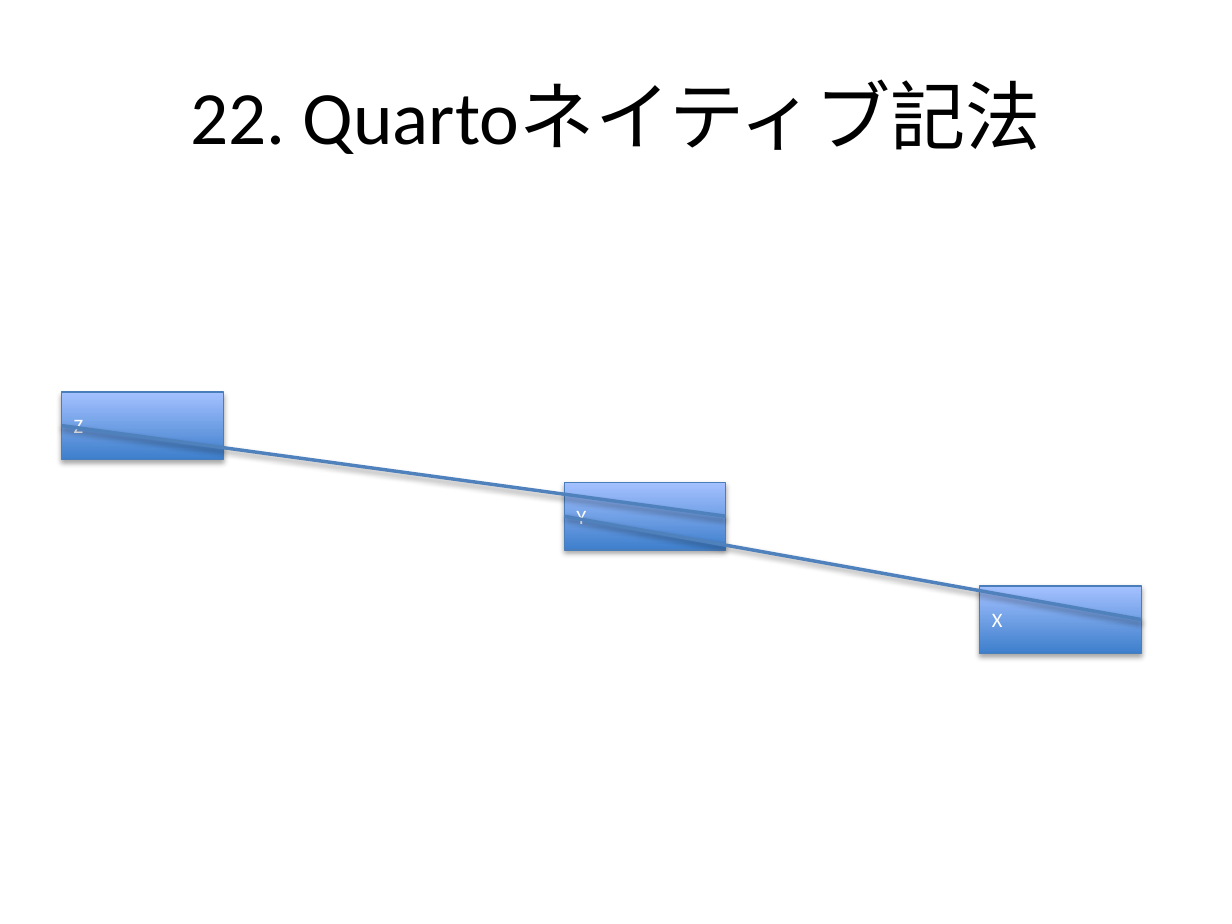
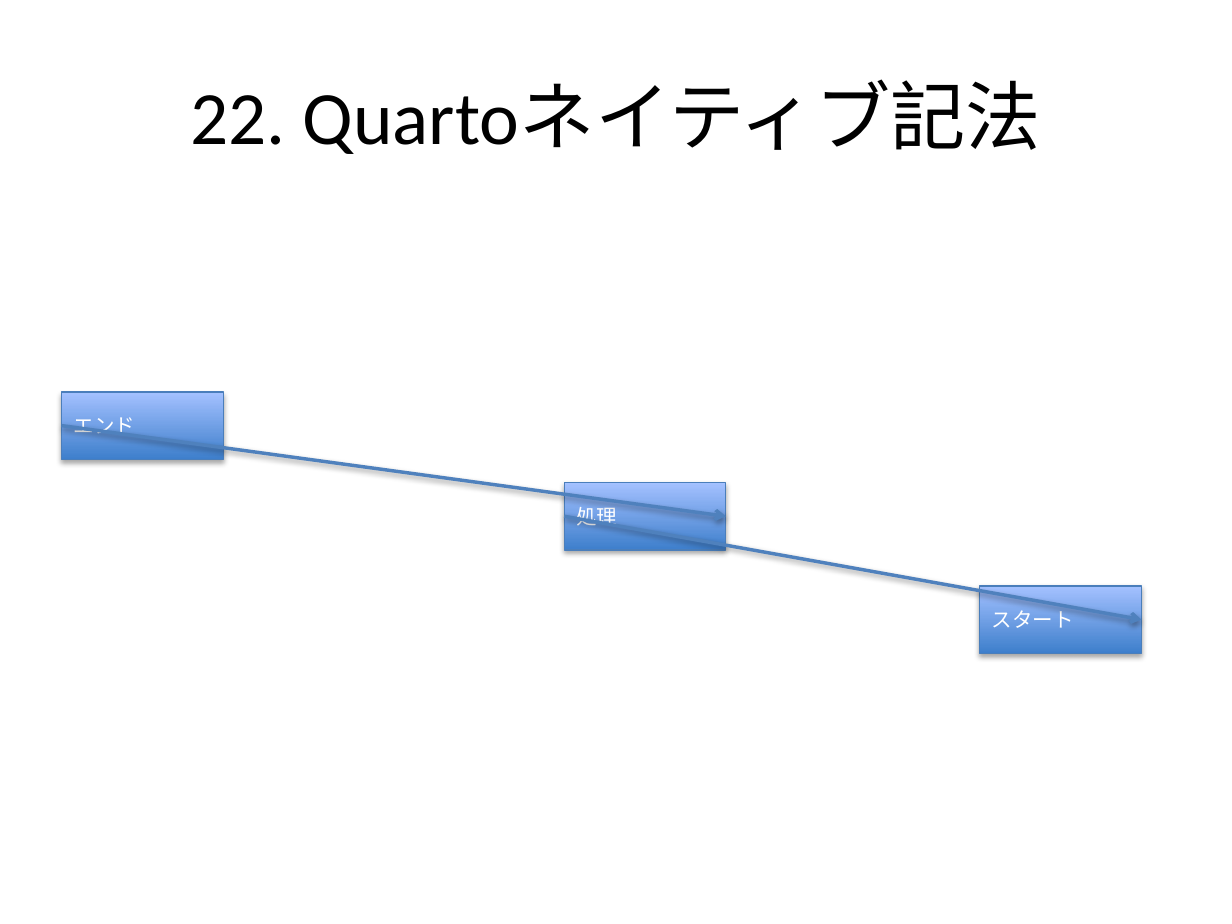
Before and after one commit to notfolder/qmd_to_pptx, a slide deck: slide 35 of demo_full.pptx (slide 34 before the commit). Drawn at 1232x924 pixels with LibreOffice and Linux fonts; fonts in the diff are those of the drawing. Boxes give left, top, right and bottom in pixels: in the first picture for what was removed or moved away, otherwise in the second. Text is boxed around its words. In the diff, an @@ line names an element or a change of style, - is before the commit and + after.

```diff
--- a/demo_full.pptx
+++ b/demo_full.pptx
@@ text in rectangle at (x1=74, y1=417, x2=136, y2=439): text changed @@
-Z
+エンド
@@ line (726, 516) - (62, 425): line to arrow @@
@@ text in rectangle at (x1=576, y1=507, x2=617, y2=529): text changed @@
-Y
+処理
@@ line (1141, 620) - (564, 516): line to arrow @@
@@ text in rectangle at (x1=992, y1=610, x2=1074, y2=628): text changed @@
-X
+スタート
```
Also in this commit, not shown: 2 slides added, 1 slide removed, 13 other files.
